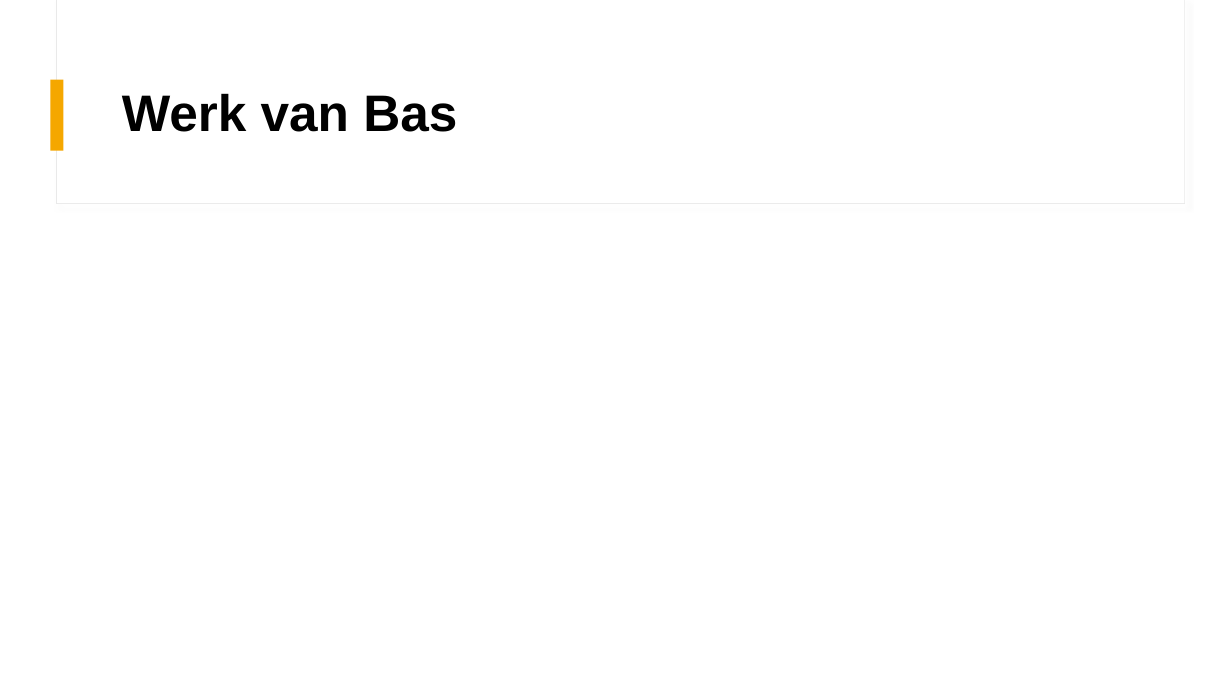
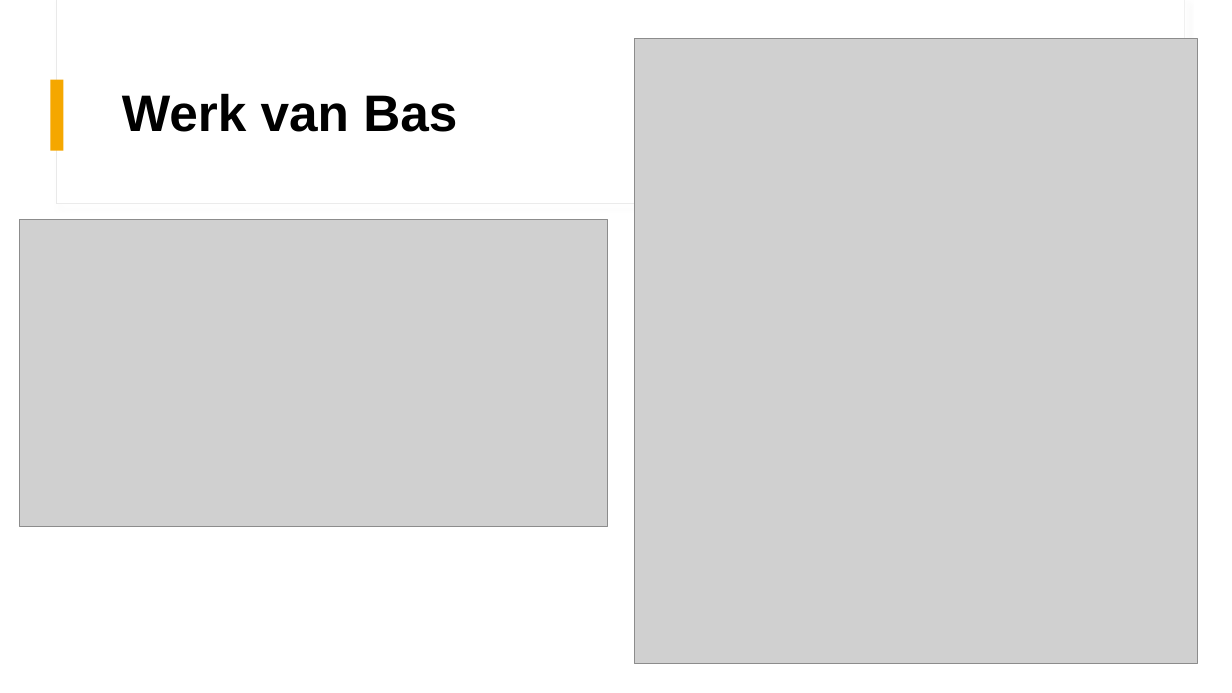
Before and after one commit to Baslepelaar/HoBo, a slide deck: slide 6 of Presentatie/Stand van zaken 11 april.pptx. Drawn at 1232x693 pixels with LibreOffice and Linux fonts; fonts in the diff are those of the drawing; grey boxes stand for pictures. Boxes give left, top, right and bottom in pixels: in the first picture for what was removed or moved away, otherwise in the second. Text is boxed around its words. In the diff, an @@ line names an element or a change of style, - is before the commit and + after.

Commit message:
added bas work to slides

```diff
--- a/Presentatie/Stand van zaken 11 april.pptx
+++ b/Presentatie/Stand van zaken 11 april.pptx
@@ picture added at box(635, 39, 1198, 665) @@
@@ picture added at box(19, 220, 608, 527) @@
```
